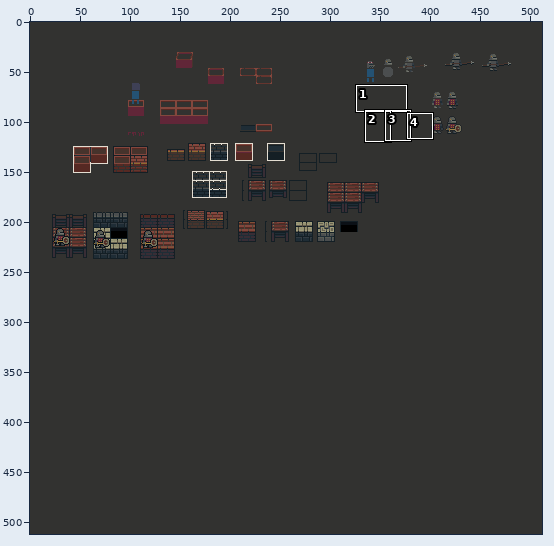
Two versions of one pixel-art file, Assets/Sprites/GAMEME.ase. The picture above shows the old version from afar; the outline marks the close-up.
Close-up. Earlier state:
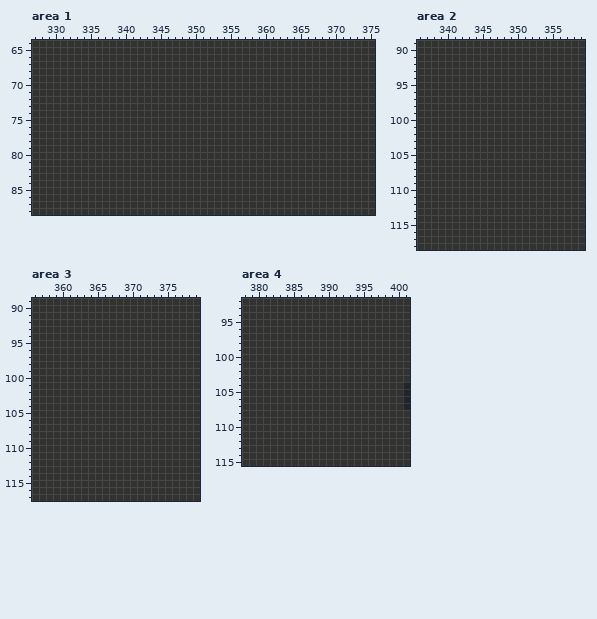
512x512 pixels, 1 frame. Shown: area 1: x 327..375, y 64..88; area 2: x 336..359, y 89..118; area 3: x 356..379, y 89..117; area 4: x 378..401, y 92..115. The commit also changed other parts of the picture, which this record leaves out.
After the commit:
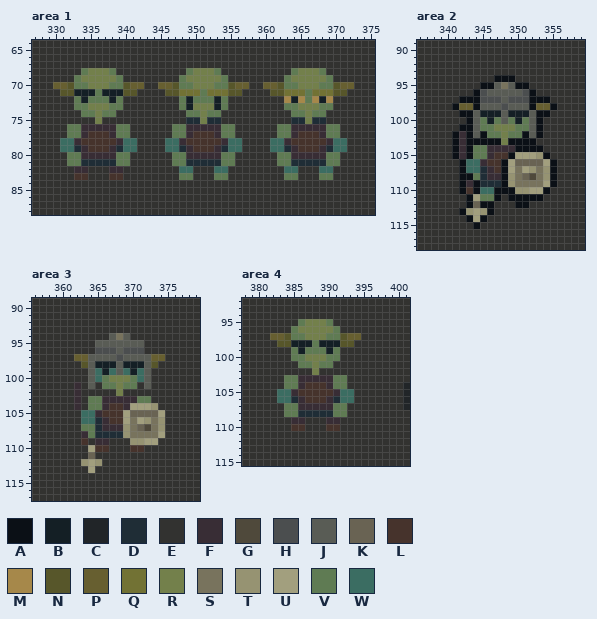
Palette (. is transparent): A #0b1016  B #141f25  C #212528  D #1f2d36  E #323230  F #382d35  G #4f493b  H #4b4e4f  J #595c55  K #696353  L #46332c  M #a6884a  N #57562a  P #675f30  Q #727234  R #73804b  S #78735d  T #969372  U #a29f7e  V #5f7b53  W #3b6d62
The exact change:
layer "BACK" added
layer "Char" added
layer "Layer 3" removed
Area 1, layer "Char":
y 68: x 334..338 EEEEE -> VRRRV; x 349..353 EEEEE -> VRRRV; x 364..368 EEEEE -> VRRRV
y 69: x 333..339 EEEEEEE -> VRRRRRV; x 348..354 EEEEEEE -> VRRRRRV; x 363..369 EEEEEEE -> VRRRRRV
y 70: x 330..342 EEEEEEEEEEEEE -> PPNVVRRRVVNPP; x 345..357 EEEEEEEEEEEEE -> PPNVVRRRVVNPP; x 360..372 EEEEEEEEEEEEE -> PPNVVRRRVVNPP
y 71: x 331..341 EEEEEEEEEEE -> NNBBBVBBBNN; x 346..356 EEEEEEEEEEE -> NNQQQVQQQNN; x 361..371 EEEEEEEEEEE -> NNQQQVQQQNN
y 72: x 333..339 EEEEEEE -> VBVVVBV; x 348..354 EEEEEEE -> VBVVVBV; x 363..369 EEEEEEE -> MBMVMBM
y 73: x 333..339 EEEEEEE -> VVRRRVV; x 348..354 EEEEEEE -> VBRRRBV; x 363..369 EEEEEEE -> VVRRRVV
y 74: x 334..338 EEEEE -> VVRVV; x 349..353 EEEEE -> VVRVV; x 364..368 EEEEE -> VVRVV
y 75: x 336 E -> R; x 349..353 EEEEE -> DDRDD; x 364..368 EEEEE -> DDRDD
y 76: x 332..340 EEEEEEEEE -> VVFFFFFVV; x 347..355 EEEEEEEEE -> VVFFFFFVV; x 362..370 EEEEEEEEE -> VVFFFFFVV
y 77: x 332..340 EEEEEEEEE -> VVFLLLFVV; x 347..355 EEEEEEEEE -> VVFLLLFVV; x 362..370 EEEEEEEEE -> VVFLLLFVV
y 78: x 331..341 EEEEEEEEEEE -> WWFLLLLLFWW; x 346..356 EEEEEEEEEEE -> WWFLLLLLFWW; x 361..371 EEEEEEEEEEE -> WWFLLLLLFWW
y 79: x 331..341 EEEEEEEEEEE -> WWDFLLLFDWW; x 346..356 EEEEEEEEEEE -> WWDFLLLFDWW; x 361..371 EEEEEEEEEEE -> WWDFLLLFDWW
y 80: x 332..340 EEEEEEEEE -> VVFFFFFVV; x 347..355 EEEEEEEEE -> VVFFFFFVV; x 362..370 EEEEEEEEE -> VVFFFFFVV
y 81: x 332..340 EEEEEEEEE -> VVDDDDDVV; x 347..355 EEEEEEEEE -> VVDDDDDVV; x 362..370 EEEEEEEEE -> VVDDDDDVV
y 82: x 333..334 EE -> FF; x 338..339 EE -> FF; x 348..349 EE -> WW; x 353..354 EE -> WW; x 363..364 EE -> WW; x 368..369 EE -> WW
y 83: x 333..334 EE -> LL; x 338..339 EE -> LL; x 348..349 EE -> VV; x 353..354 EE -> VV; x 363..364 EE -> VV; x 368..369 EE -> VV
Area 2, layer "Char":
y 94: x 347..349 EEE -> AAA
y 95: x 345..351 EEEEEEE -> AAJSJAA
y 96: x 344..352 EEEEEEEEE -> AHJJJJJHA
y 97: x 342..354 EEEEEEEEEEEEE -> AAAHHHJHHHAAA
y 98: x 341..355 EEEEEEEEEEEEEEE -> APPAJJJHJJJAPPA
y 99: x 342..354 EEEEEEEEEEEEE -> AAJBBBJBBBJAA
y 100: x 343..353 EEEEEEEEEEE -> AJVBVJVBVJA
y 101: x 342..353 EEEEEEEEEEEE -> AAJVVRRRVVJA
y 102: x 341..353 EEEEEEEEEEEEE -> AFAJAVVRVVAJA
y 103: x 341..352 EEEEEEEEEEEE -> AFAAAAARAAAA
y 104: x 341..353 EEEEEEEEEEEEE -> AFAVVFFFFAAAA
y 105: x 341..354 EEEEEEEEEEEEEE -> AFAVVFLLAUUUTA
y 106: x 342..355 EEEEEEEEEEEEEE -> AWWFLLAUKKKKUA
y 107: x 342..355 EEEEEEEEEEEEEE -> AWWDFLAUSUTSTA
y 108: x 342..355 EEEEEEEEEEEEEE -> AAVDFFATSKGSTA
y 109: x 342..355 EEEEEEEEEEEEEE -> AFADDDATSSSSUA
y 110: x 342..354 EEEEEEEEEEEEE -> ALAWWAAATTUUA
y 111: x 343..347 EEEEE -> AUVVA; x 349..353 EEEEE -> AAAAA
y 112: x 343..346 EEEE -> AKAA; x 350..351 EE -> AA
y 113: x 342..346 EEEEE -> ATUTA
y 114: x 343..345 EEE -> AUA
y 115: x 344 E -> A
Area 3, layer "Char":
y 94: x 367..369 EEE -> JSJ
y 95: x 365..371 EEEEEEE -> JJJJJJJ
y 96: x 365..371 EEEEEEE -> HHHJHHH
y 97: x 362..374 EEEEEEEEEEEEE -> PPJJJJHJJJJPP
y 98: x 363..373 EEEEEEEEEEE -> NJBBBJBBBJN
y 99: x 364..372 EEEEEEEEE -> JWBWJWBWJ
y 100: x 364..372 EEEEEEEEE -> JWVRRRVWJ
y 101: x 362 E -> F; x 364 E -> J; x 366..370 EEEEE -> VVRVV; x 372 E -> J
y 102: x 362 E -> F; x 368 E -> R
y 103: x 362 E -> F; x 364..372 EEEEEEEEE -> VVFFFFFVV
y 104: x 362 E -> F; x 364..373 EEEEEEEEEE -> VVFLLFUUUT
y 105: x 363..374 EEEEEEEEEEEE -> WWFLLLUKKKKU
y 106: x 363..374 EEEEEEEEEEEE -> WWDFLLUSUTST
y 107: x 363..374 EEEEEEEEEEEE -> VVDFFFTSKGST
y 108: x 363..374 EEEEEEEEEEEE -> FVDDDDTSSSSU
y 109: x 363 E -> L; x 365..366 EE -> FF; x 370..373 EEEE -> TTUU
y 110: x 364..366 EEE -> ULL; x 370..371 EE -> LL
y 111: x 364 E -> K
y 112: x 363..365 EEE -> TUT
y 113: x 364 E -> U
Area 4, layer "Char":
y 95: x 386..390 EEEEE -> VRRRV
y 96: x 385..391 EEEEEEE -> VRRRRRV
y 97: x 382..394 EEEEEEEEEEEEE -> PPNVVRRRVVNPP
y 98: x 383..393 EEEEEEEEEEE -> NNBBBVBBBNN
y 99: x 385..391 EEEEEEE -> VBVVVBV
y 100: x 385..391 EEEEEEE -> VVRRRVV
y 101: x 386..390 EEEEE -> VVRVV
y 102: x 388 E -> R
y 103: x 384..392 EEEEEEEEE -> VVFFFFFVV
y 104: x 384..392 EEEEEEEEE -> VVFLLLFVV
y 105: x 383..393 EEEEEEEEEEE -> WWFLLLLLFWW
y 106: x 383..393 EEEEEEEEEEE -> WWDFLLLFDWW
y 107: x 384..392 EEEEEEEEE -> VVFFFFFVV
y 108: x 384..392 EEEEEEEEE -> VVDDDDDVV
y 109: x 385..386 EE -> FF; x 390..391 EE -> FF
y 110: x 385..386 EE -> LL; x 390..391 EE -> LL
